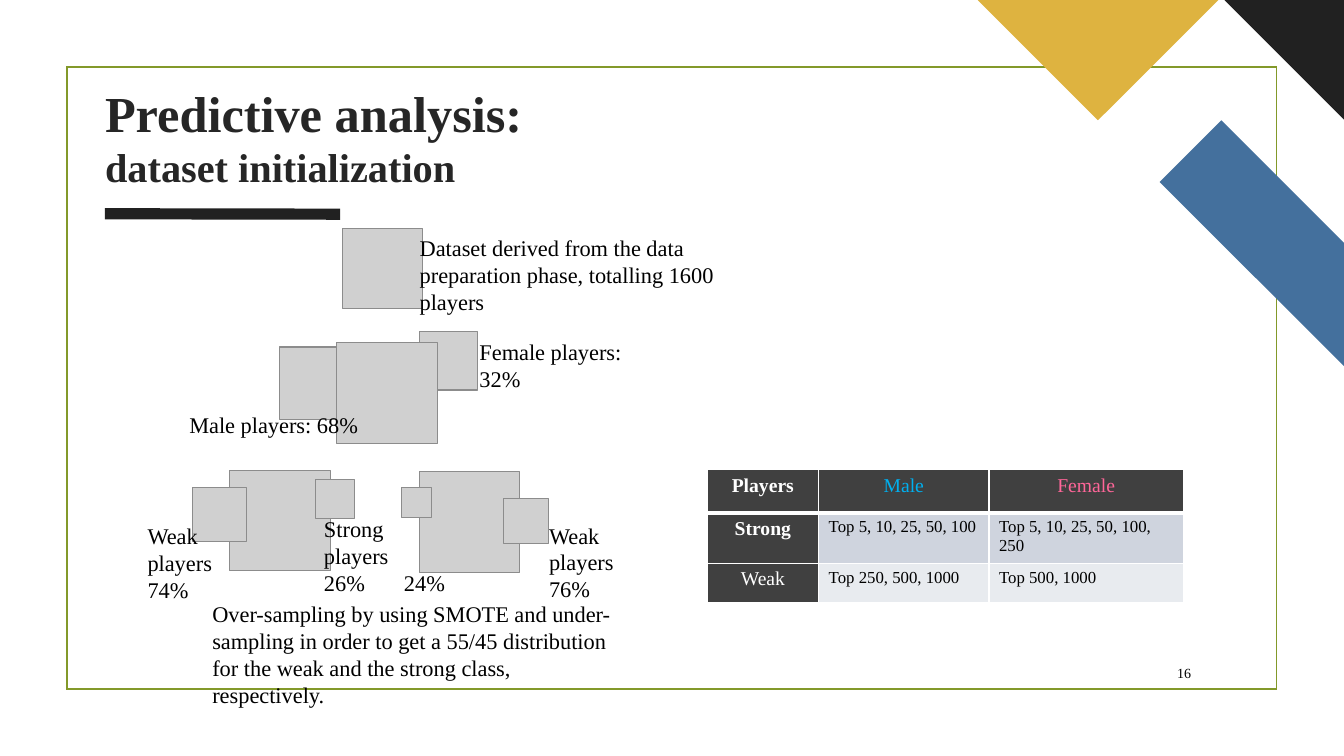
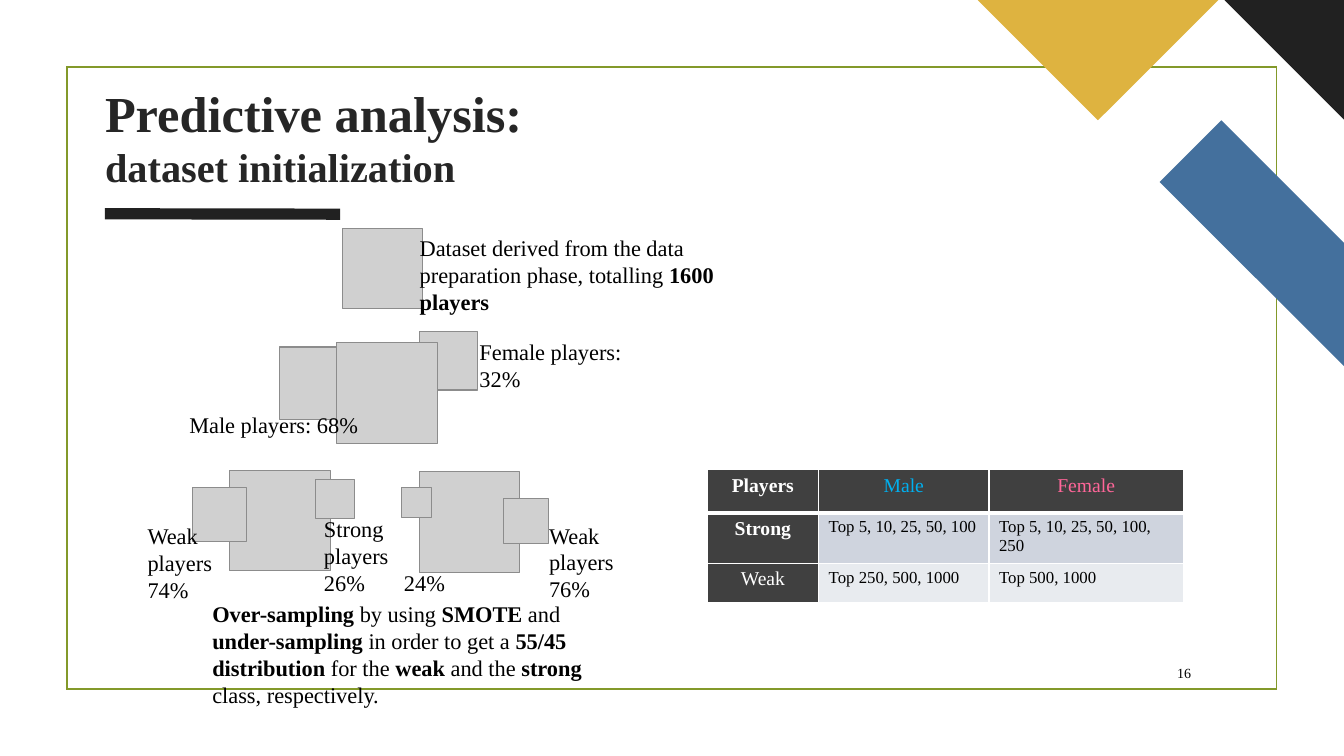
Before and after one commit to nikodallanoce/DataMiningProject, a slide deck: slide 16 of DM_14_project.pptx. Drawn at 1344x756 pixels with LibreOffice and Linux fonts; fonts in the diff are those of the drawing; grey boxes stand for pictures; background and template pictures are left out. Boxes give left, top, right and bottom in pixels: in the first picture for what was removed or moved away, otherwise in the second. Text is boxed around its words. In the diff, an @@ line names an element or a change of style, - is before the commit and + after.

```diff
--- a/DM_14_project.pptx
+++ b/DM_14_project.pptx
@@ text "Dataset derived from the data ..." at (420, 239, 714, 315): bold on in "1600 players" @@
@@ text "Over-sampling by using SMOTE and ..." at (212, 606, 581, 681): bold on in "Over-sampling SMOTE under-sampling 55/45 distribution weak s ..." @@
```
Also in this commit, not shown: 6 other slides changed, 1 other file.
